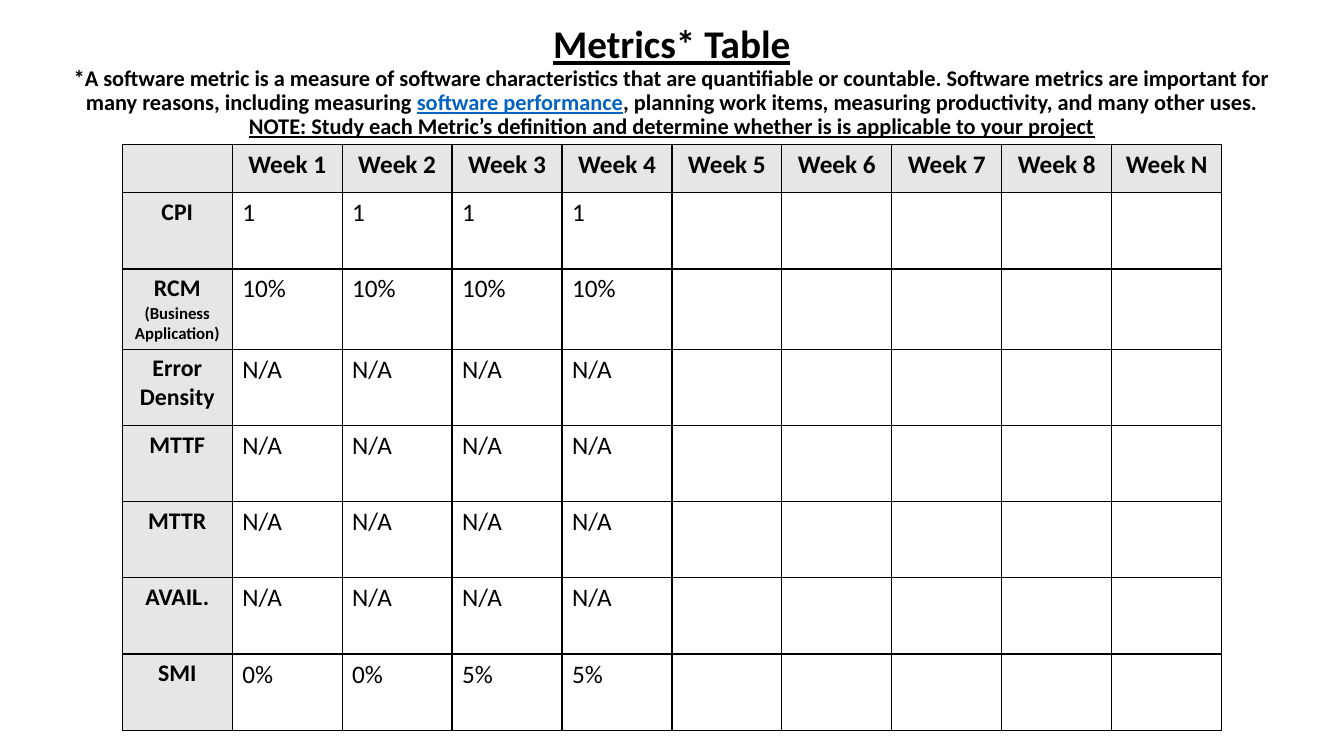
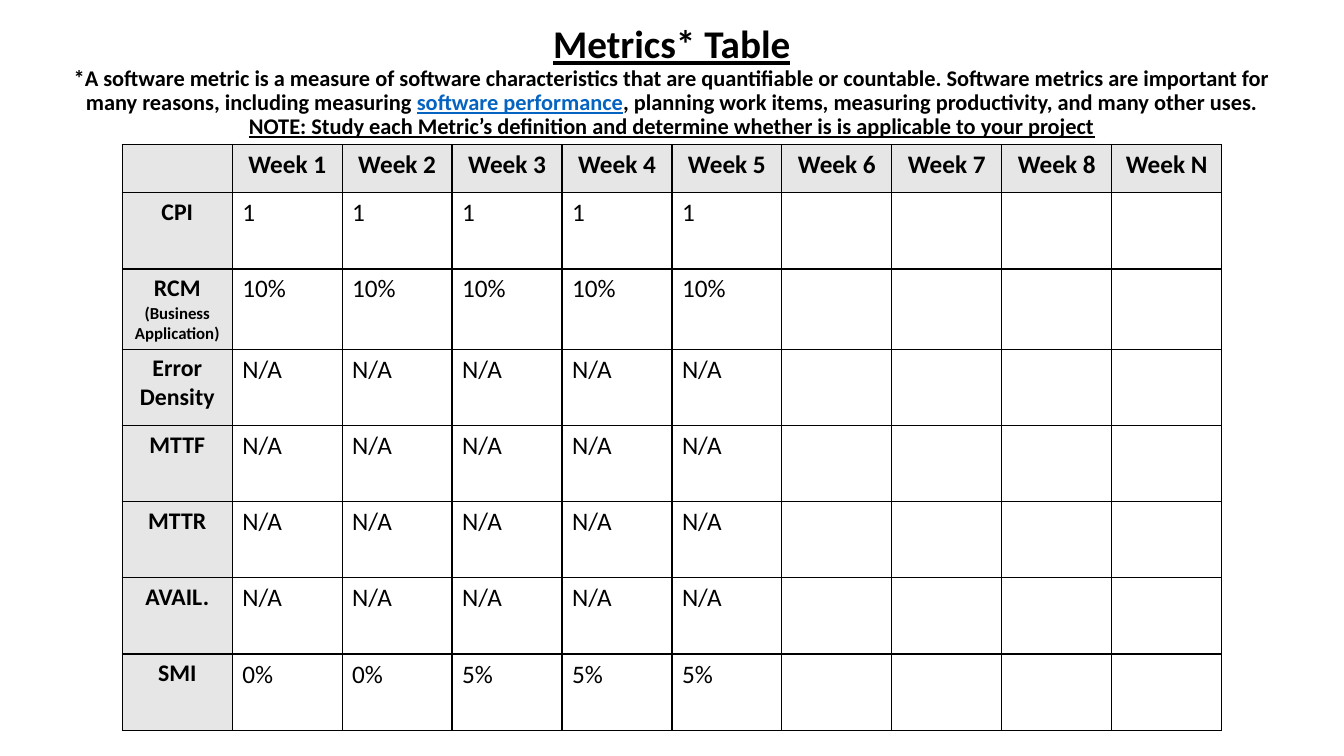
Before and after one commit to DustinPhan/491_SharkToothSoftware, a slide deck: slide 2 of Archive/Status Reports/SharkToothSoftware Status Report 03-14-2024.pptx. Drawn at 1344x756 pixels with LibreOffice and Linux fonts; fonts in the diff are those of the drawing. Boxes give left, top, right and bottom in pixels: in the first picture for what was removed or moved away, otherwise in the second. Text is boxed around its words. In the diff, an @@ line names an element or a change of style, - is before the commit and + after.

```diff
--- a/Archive/Status Reports/SharkToothSoftware Status Report 03-14-2024.pptx
+++ b/Archive/Status Reports/SharkToothSoftware Status Report 03-14-2024.pptx
@@ table at (122, 144, 1221, 729) @@
-row 2, column 6: 
+row 2, column 6: 1
-row 3, column 6: 
+row 3, column 6: 10%
-row 4, column 6: 
+row 4, column 6: N/A
-row 5, column 6: 
+row 5, column 6: N/A
-row 6, column 6: 
+row 6, column 6: N/A
-row 7, column 6: 
+row 7, column 6: N/A
-row 8, column 6: 
+row 8, column 6: 5%
```
Also in this commit, not shown: 4 other slides changed, 1 slide added, 1 slide removed, 3 other files.
